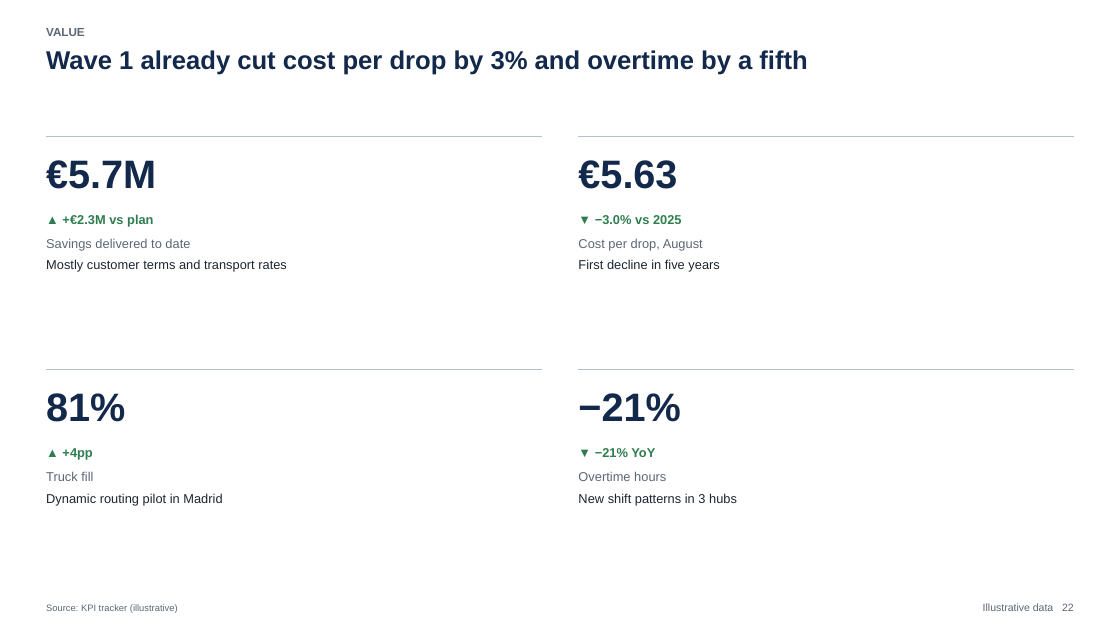
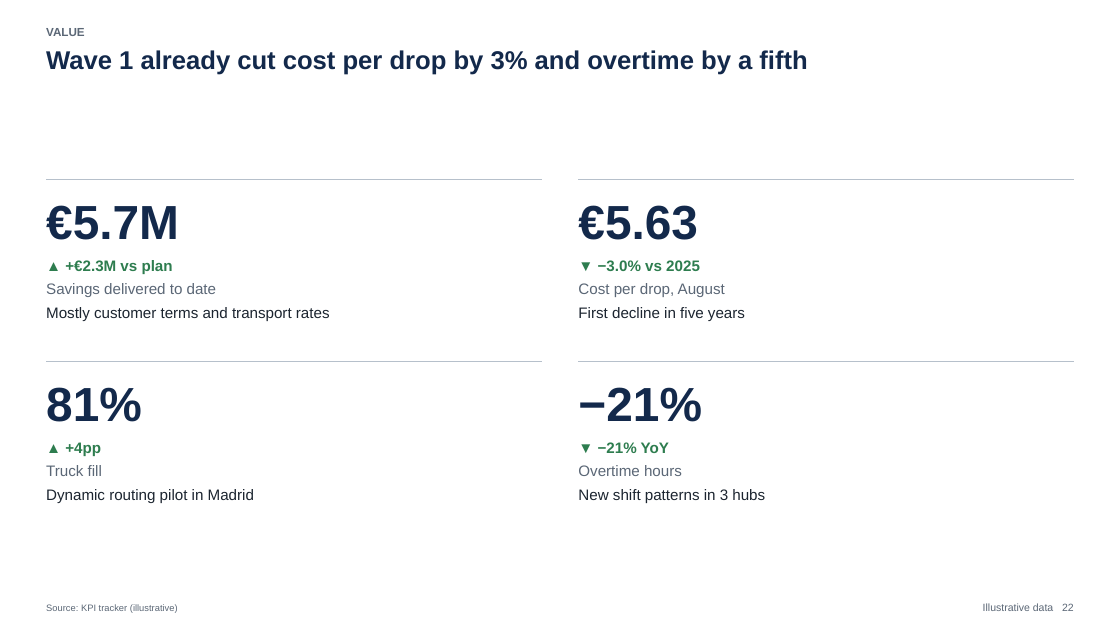
Before and after one commit to diegonievesdesantos-oss/MBBslides, a slide deck: slide 22 of examples/gallery/output/deck.pptx. Drawn at 1120x630 pixels with LibreOffice and Linux fonts; fonts in the diff are those of the drawing. Boxes give left, top, right and bottom in pixels: in the first picture for what was removed or moved away, otherwise in the second. Text is boxed around its words. In the diff, an @@ line names an element or a change of style, - is before the commit and + after.

```diff
--- a/examples/gallery/output/deck.pptx
+++ b/examples/gallery/output/deck.pptx
@@ 6 texts, 2 lines: place and size @@
-6 texts, 2 lines at (46,136,1074,250)
+6 texts, 2 lines at (46,179,1074,297)
@@ size 34 to 41 pt in 4 elements at (46,387,142,422), (578,387,702,422), (46,205,179,240), (578,205,698,240) @@
@@ size 11 to 13 pt in 12 elements at (65,442,101,456), (598,442,669,453), (46,465,102,476), (578,465,682,476), (46,307,330,321), (578,307,745,321), (46,489,254,503), (578,489,765,503), (65,260,173,274), (598,260,700,271), (46,283,216,297), (578,283,725,297) @@
@@ text "Mostly customer terms and transport ...": place and size @@
-text "Mostly customer terms and transport ..." at (46,259,287,272)
+text "Mostly customer terms and transport ..." at (46,307,330,321)
@@ text "First decline in five years": place and size @@
-text "First decline in five years" at (578,259,719,272)
+text "First decline in five years" at (578,307,745,321)
@@ line moved from (46, 370) - (542, 370) to (46, 361) - (542, 361) @@
@@ line moved from (579, 370) - (1074, 370) to (579, 361) - (1074, 361) @@
```
Also in this commit, not shown: 3 other slides changed, 54 other files.
